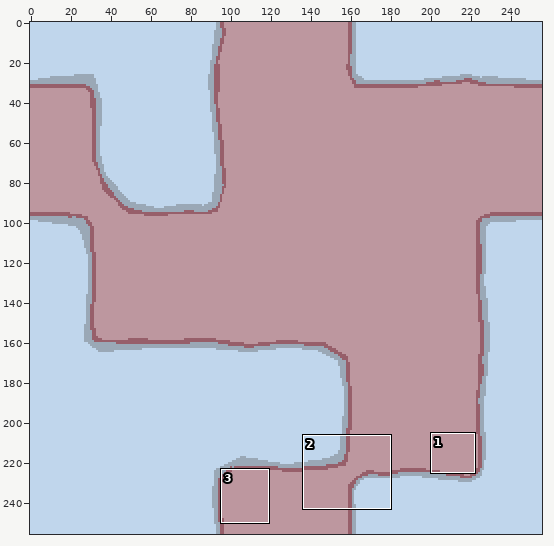
File history of a sprite sheet, sprites/cell_on_petri1.png. The picture above shows the old version from afar; the outline marks the close-up.
Close-up. Old version:
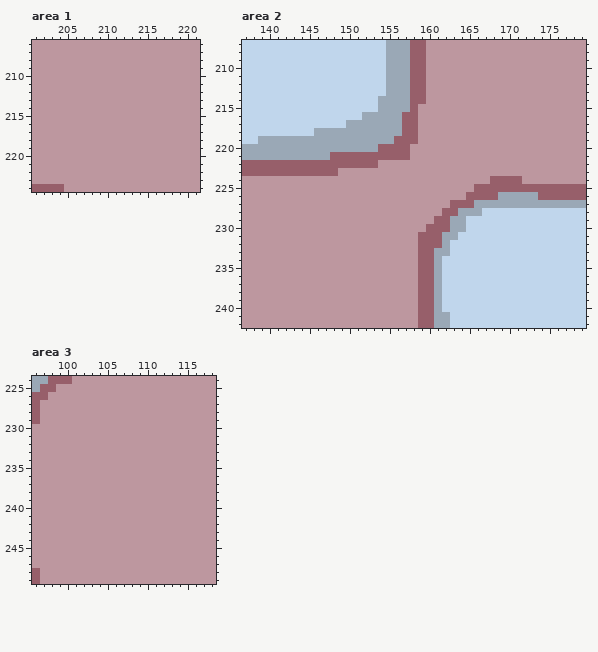
The file is 256x256 pixels. Shown: area 1: x 201..221, y 206..224; area 2: x 137..179, y 207..242; area 3: x 96..118, y 224..249. The commit also changed other parts of the picture, which this record leaves out.
Once edited:
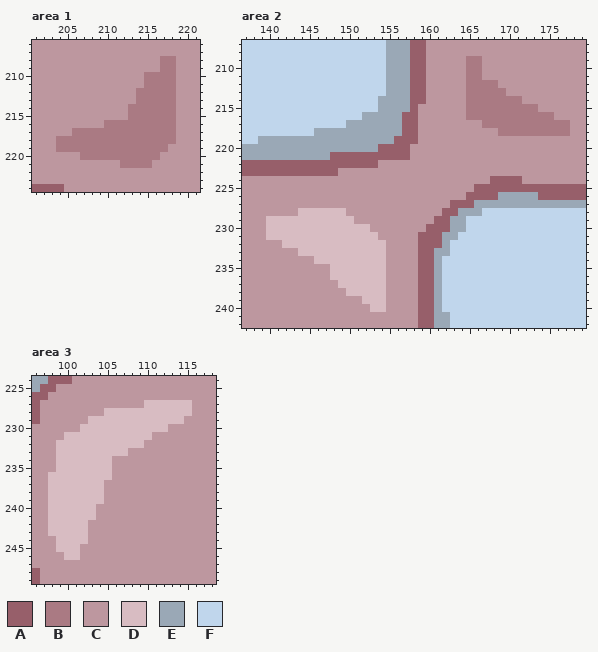
Palette (. is transparent): A #975f6a  B #aa7a83  C #bd979f  D #d8bcc2  E #9aa8b6  F #c0d6ec
From old to new:
--- area 1
@@ x 201..221 @@
 207 CCCCCCCCCCCCCCCCCCCCC
-208 CCCCCCCCCCCCCCCCCCCCC
-209 CCCCCCCCCCCCCCCCCCCCC
-210 CCCCCCCCCCCCCCCCCCCCC
-211 CCCCCCCCCCCCCCCCCCCCC
-212 CCCCCCCCCCCCCCCCCCCCC
-213 CCCCCCCCCCCCCCCCCCCCC
-214 CCCCCCCCCCCCCCCCCCCCC
-215 CCCCCCCCCCCCCCCCCCCCC
-216 CCCCCCCCCCCCCCCCCCCCC
-217 CCCCCCCCCCCCCCCCCCCCC
-218 CCCCCCCCCCCCCCCCCCCCC
-219 CCCCCCCCCCCCCCCCCCCCC
-220 CCCCCCCCCCCCCCCCCCCCC
-221 CCCCCCCCCCCCCCCCCCCCC
+208 CCCCCCCCCCCCCCCCBBCCC
+209 CCCCCCCCCCCCCCCCBBCCC
+210 CCCCCCCCCCCCCCBBBBCCC
+211 CCCCCCCCCCCCCCBBBBCCC
+212 CCCCCCCCCCCCCBBBBBCCC
+213 CCCCCCCCCCCCCBBBBBCCC
+214 CCCCCCCCCCCCBBBBBBCCC
+215 CCCCCCCCCCCCBBBBBBCCC
+216 CCCCCCCCCBBBBBBBBBCCC
+217 CCCCCBBBBBBBBBBBBBCCC
+218 CCCBBBBBBBBBBBBBBBCCC
+219 CCCBBBBBBBBBBBBBBCCCC
+220 CCCCCCBBBBBBBBBBCCCCC
+221 CCCCCCCCCCCBBBBCCCCCC
 222 CCCCCCCCCCCCCCCCCCCCC
--- area 2
@@ x 163..179 @@
 208 CCCCCCCCCCCCCCCCC
-209 CCCCCCCCCCCCCCCCC
-210 CCCCCCCCCCCCCCCCC
-211 CCCCCCCCCCCCCCCCC
-212 CCCCCCCCCCCCCCCCC
-213 CCCCCCCCCCCCCCCCC
-214 CCCCCCCCCCCCCCCCC
-215 CCCCCCCCCCCCCCCCC
-216 CCCCCCCCCCCCCCCCC
-217 CCCCCCCCCCCCCCCCC
-218 CCCCCCCCCCCCCCCCC
+209 CCBBCCCCCCCCCCCCC
+210 CCBBCCCCCCCCCCCCC
+211 CCBBCCCCCCCCCCCCC
+212 CCBBBBCCCCCCCCCCC
+213 CCBBBBBCCCCCCCCCC
+214 CCBBBBBBBCCCCCCCC
+215 CCBBBBBBBBBCCCCCC
+216 CCBBBBBBBBBBBCCCC
+217 CCCCBBBBBBBBBBBCC
+218 CCCCCCBBBBBBBBBCC
 219 CCCCCCCCCCCCCCCCC
@@ x 138..156 @@
 227 CCCCCCCCCCCCCCCCCCC
-228 CCCCCCCCCCCCCCCCCCC
-229 CCCCCCCCCCCCCCCCCCC
-230 CCCCCCCCCCCCCCCCCCC
-231 CCCCCCCCCCCCCCCCCCC
-232 CCCCCCCCCCCCCCCCCCC
-233 CCCCCCCCCCCCCCCCCCC
-234 CCCCCCCCCCCCCCCCCCC
-235 CCCCCCCCCCCCCCCCCCC
-236 CCCCCCCCCCCCCCCCCCC
-237 CCCCCCCCCCCCCCCCCCC
-238 CCCCCCCCCCCCCCCCCCC
-239 CCCCCCCCCCCCCCCCCCC
-240 CCCCCCCCCCCCCCCCCCC
+228 CCCCCCDDDDDDCCCCCCC
+229 CCDDDDDDDDDDDCCCCCC
+230 CCDDDDDDDDDDDDDCCCC
+231 CCDDDDDDDDDDDDDDCCC
+232 CCCCDDDDDDDDDDDDDCC
+233 CCCCCCDDDDDDDDDDDCC
+234 CCCCCCCCDDDDDDDDDCC
+235 CCCCCCCCCCDDDDDDDCC
+236 CCCCCCCCCCDDDDDDDCC
+237 CCCCCCCCCCCDDDDDDCC
+238 CCCCCCCCCCCCDDDDDCC
+239 CCCCCCCCCCCCCCDDDCC
+240 CCCCCCCCCCCCCCCDDCC
 241 CCCCCCCCCCCCCCCCCCC
--- area 3
@@ x 96..118 @@
 226 AACCCCCCCCCCCCCCCCCCCCC
-227 ACCCCCCCCCCCCCCCCCCCCCC
-228 ACCCCCCCCCCCCCCCCCCCCCC
-229 ACCCCCCCCCCCCCCCCCCCCCC
-230 CCCCCCCCCCCCCCCCCCCCCCC
-231 CCCCCCCCCCCCCCCCCCCCCCC
-232 CCCCCCCCCCCCCCCCCCCCCCC
-233 CCCCCCCCCCCCCCCCCCCCCCC
-234 CCCCCCCCCCCCCCCCCCCCCCC
-235 CCCCCCCCCCCCCCCCCCCCCCC
-236 CCCCCCCCCCCCCCCCCCCCCCC
-237 CCCCCCCCCCCCCCCCCCCCCCC
-238 CCCCCCCCCCCCCCCCCCCCCCC
-239 CCCCCCCCCCCCCCCCCCCCCCC
-240 CCCCCCCCCCCCCCCCCCCCCCC
-241 CCCCCCCCCCCCCCCCCCCCCCC
-242 CCCCCCCCCCCCCCCCCCCCCCC
-243 CCCCCCCCCCCCCCCCCCCCCCC
-244 CCCCCCCCCCCCCCCCCCCCCCC
-245 CCCCCCCCCCCCCCCCCCCCCCC
-246 CCCCCCCCCCCCCCCCCCCCCCC
+227 ACCCCCCCCCCCCCDDDDDDCCC
+228 ACCCCCCCCDDDDDDDDDDDCCC
+229 ACCCCCCDDDDDDDDDDDDCCCC
+230 CCCCCCDDDDDDDDDDDCCCCCC
+231 CCCCDDDDDDDDDDDCCCCCCCC
+232 CCCDDDDDDDDDDDCCCCCCCCC
+233 CCCDDDDDDDDDCCCCCCCCCCC
+234 CCCDDDDDDDCCCCCCCCCCCCC
+235 CCCDDDDDDDCCCCCCCCCCCCC
+236 CCDDDDDDDDCCCCCCCCCCCCC
+237 CCDDDDDDDCCCCCCCCCCCCCC
+238 CCDDDDDDDCCCCCCCCCCCCCC
+239 CCDDDDDDDCCCCCCCCCCCCCC
+240 CCDDDDDDCCCCCCCCCCCCCCC
+241 CCDDDDDDCCCCCCCCCCCCCCC
+242 CCDDDDDCCCCCCCCCCCCCCCC
+243 CCDDDDDCCCCCCCCCCCCCCCC
+244 CCCDDDDCCCCCCCCCCCCCCCC
+245 CCCDDDCCCCCCCCCCCCCCCCC
+246 CCCCDDCCCCCCCCCCCCCCCCC
 247 CCCCCCCCCCCCCCCCCCCCCCC
Boxes around the changes in both close-ups, in picture pixels (x1, y1, x2, y2):
changed: (56, 56, 176, 168)
changed: (466, 56, 570, 136)
changed: (266, 208, 386, 312)
changed: (48, 400, 192, 560)
